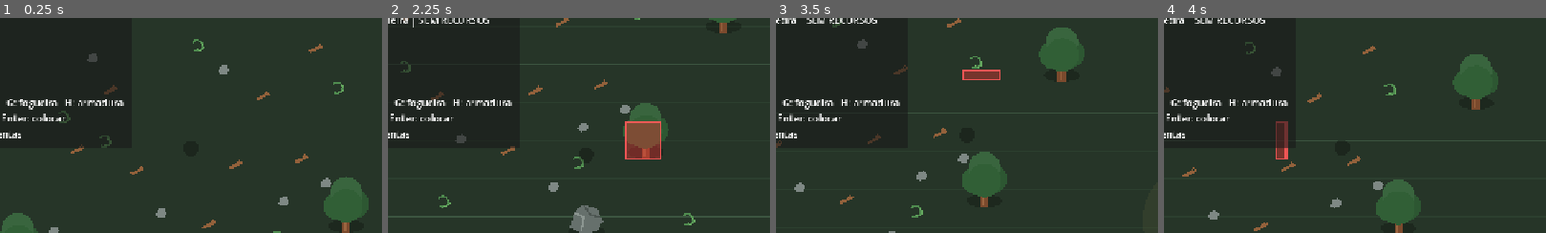
Above: before the commit, frames 1-4 (left to right).
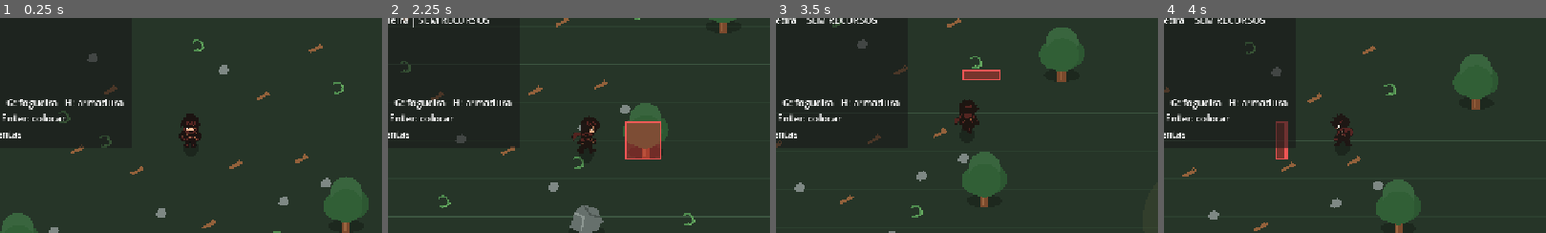
Above: after the commit, the same moments.

Repository: janduyankiingles-ops/Fantasy-Sandbox
Game: Godot game, scene res://scenes/main.tscn
Same seed, same stepped clock (60 frames per second), same inputs: the game is played once before the commit and once after it.
Inputs:
- Up to frame 1 (0.25 s): no input
- Up to frame 2 (2.25 s): tap Enter at 0.5 s; hold D 0.53-1.28 s; tap I at 0.6 s; tap Space at 0.77, 1.52 s; hold S 1.28-2.03 s; tap C at 1.35 s; hold D from 2.03 s (still down); tap B at 2.1 s
- Up to frame 3 (3.5 s): release D at 2.78 s; hold W from 2.78 s (still down); tap Q at 2.85 s; tap Space at 3.02 s
- Up to frame 4 (4 s): release W at 3.53 s; hold A from 3.53 s (still down); tap R at 3.6 s; tap Space at 3.77 s
The pictures show only the part of the screen within x 25-75%, y 22-72%; the shares and areas given below are measured in that part.

The runs differ from the first frame. In frame 1, 0.6% of the frame differs, in the area x 46-53%, y 44-60%; in frame 2, 0.7%, in the area x 48-56%, y 45-63%; in frame 3, 0.6%; in frame 4, 0.5%.
Error before the commit: Parse Error: Preload file "res://assets/player/player_atlas.png" does not exist. (res://scripts/player_visual.gd:3)

Commit message:
v0.0.17: use clean separated player animation sheets

Diff:
--- a/scripts/player_visual.gd
+++ b/scripts/player_visual.gd
@@ -1,13 +1,16 @@
 extends AnimatedSprite2D
 
-const ATLAS: Texture2D = preload("res://assets/player/player_atlas.png")
-const CELL_WIDTH: int = 32
-const CELL_HEIGHT: int = 36
+const IDLE_SHEET: Texture2D = preload("res://assets/player/idle.png")
+const WALK_SHEET: Texture2D = preload("res://assets/player/walk.png")
+const ATTACK_SHEET: Texture2D = preload("res://assets/player/attack.png")
+const GATHER_SHEET: Texture2D = preload("res://assets/player/gather.png")
+
+const CELL_SIZE: int = 44
 
 func _ready() -> void:
 	texture_filter = CanvasItem.TEXTURE_FILTER_NEAREST
 	position = Vector2(0, -17)
-	scale = Vector2(2.25, 2.25)
+	scale = Vector2(1.75, 1.75)
 	z_index = 1
 	_build_sprite_frames()
 	play("idle_down")
@@ -15,24 +18,30 @@
 func _build_sprite_frames() -> void:
 	var frames: SpriteFrames = SpriteFrames.new()
 
+	# Ordem real das linhas nas folhas:
+	# 0 = frente, 1 = esquerda, 2 = costas, 3 = direita.
 	_add_direction_animations(frames, "down", 0)
-	_add_direction_animations(frames, "right", 1)
+	_add_direction_animations(frames, "left", 1)
 	_add_direction_animations(frames, "up", 2)
-	_add_direction_animations(frames, "left", 3)
+	_add_direction_animations(frames, "right", 3)
 
 	sprite_frames = frames
 
-func _add_direction_animations(frames: SpriteFrames, direction_name: String, row: int) -> void:
-	_add_animation(frames, "idle_" + direction_name, row, 0, 3, 3.0, true)
-	_add_animation(frames, "walk_" + direction_name, row, 3, 4, 8.0, true)
-	_add_animation(frames, "attack_" + direction_name, row, 7, 4, 18.0, false)
-	_add_animation(frames, "gather_" + direction_name, row, 11, 4, 12.0, false)
+func _add_direction_animations(
+	frames: SpriteFrames,
+	direction_name: String,
+	row: int
+) -> void:
+	_add_animation(frames, "idle_" + direction_name, IDLE_SHEET, row, 4, 4.0, true)
+	_add_animation(frames, "walk_" + direction_name, WALK_SHEET, row, 6, 10.0, true)
+	_add_animation(frames, "attack_" + direction_name, ATTACK_SHEET, row, 6, 26.0, false)
+	_add_animation(frames, "gather_" + direction_name, GATHER_SHEET, row, 5, 15.0, false)
 
 func _add_animation(
 	frames: SpriteFrames,
 	animation_name: String,
+	sheet: Texture2D,
 	row: int,
-	start_column: int,
 	frame_count: int,
 	fps: float,
 	loop_animation: bool
@@ -42,15 +51,15 @@
 	frames.set_animation_loop(animation_name, loop_animation)
 
 	for index in range(frame_count):
-		var atlas_frame: AtlasTexture = AtlasTexture.new()
-		atlas_frame.atlas = ATLAS
-		atlas_frame.region = Rect2(
-			float((start_column + index) * CELL_WIDTH),
-			float(row * CELL_HEIGHT),
-			float(CELL_WIDTH),
-			float(CELL_HEIGHT)
+		var frame_texture: AtlasTexture = AtlasTexture.new()
+		frame_texture.atlas = sheet
+		frame_texture.region = Rect2(
+			float(index * CELL_SIZE),
+			float(row * CELL_SIZE),
+			float(CELL_SIZE),
+			float(CELL_SIZE)
 		)
-		frames.add_frame(animation_name, atlas_frame)
+		frames.add_frame(animation_name, frame_texture)
 
 func set_visual_state(state_name: String, facing_direction: Vector2) -> void:
 	var direction_name: String = _get_direction_name(facing_direction)
